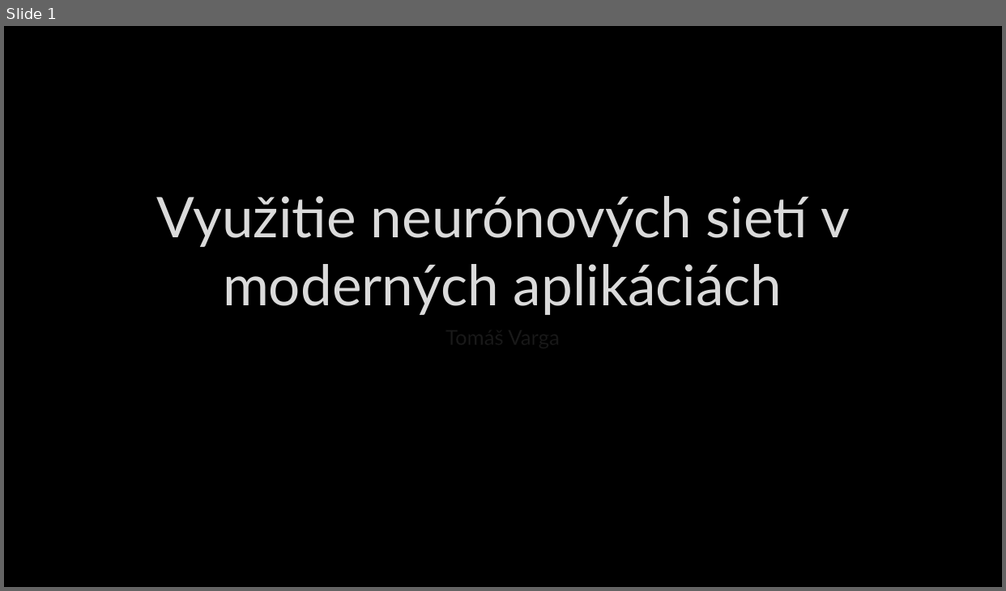
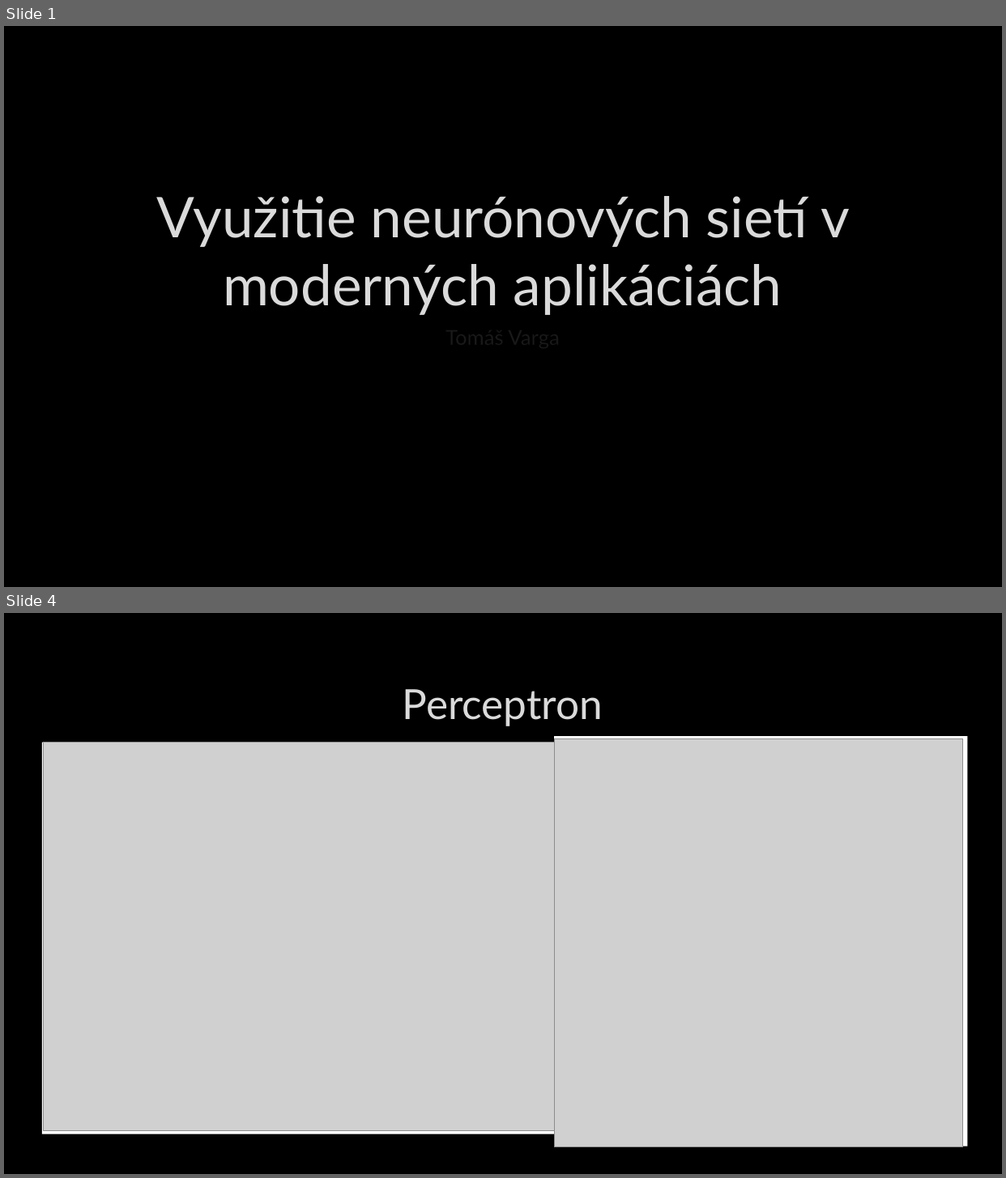
Before and after one commit to NinaKonecna/Archiv, a slide deck: SOČ/Prezentácia/SOČ-prezentacia-TV.pptx. Shown one above the other, each under a label of ours: slide 1 before the commit, slides 1 and 4 after it; the slides between them are not shown. The pictures are 1006x591 and 1006x1178 pixels, drawn with LibreOffice and Linux fonts; fonts in the diff are those of the drawing; grey boxes stand for pictures; background and template pictures are left out. Boxes give left, top, right and bottom in pixels: in the first picture for what was removed or moved away, otherwise in the second. Text is boxed around its words. In the diff, an @@ line names an element or a change of style, - is before the commit and + after.

```diff
--- a/SOČ/Prezentácia/SOČ-prezentacia-TV.pptx
+++ b/SOČ/Prezentácia/SOČ-prezentacia-TV.pptx
@@ slide 4 added at [4, 613, 1002, 1174], background picture (left out) @@
@@ title added at [403, 689, 603, 726], 40 pt, text #DADADA @@
+Perceptron
@@ rectangle added at [42, 743, 573, 1135], fill #FFFFFF @@
@@ picture added at [44, 743, 572, 1131] @@
@@ rectangle added at [554, 736, 967, 1147], fill #FFFFFF @@
@@ picture added at [554, 739, 963, 1148] @@
```
Also in this commit, not shown: 2 slides changed, 9 other slides added, 3 slides removed, 2 other files.
